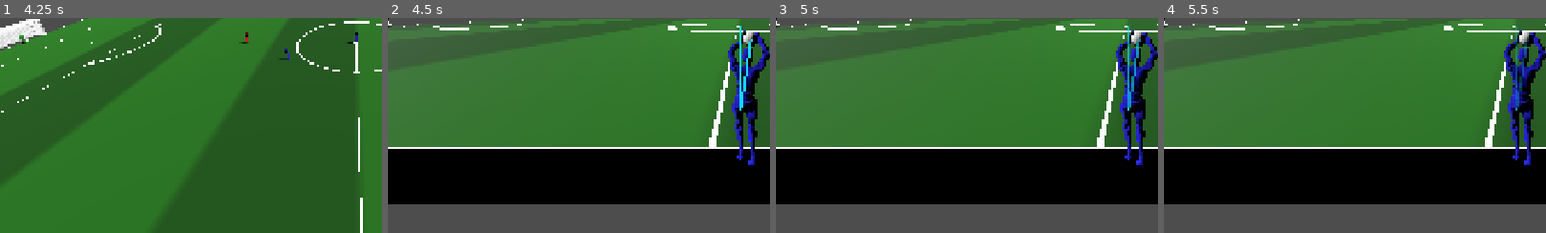
Above: before the commit, frames 1-4 (left to right).
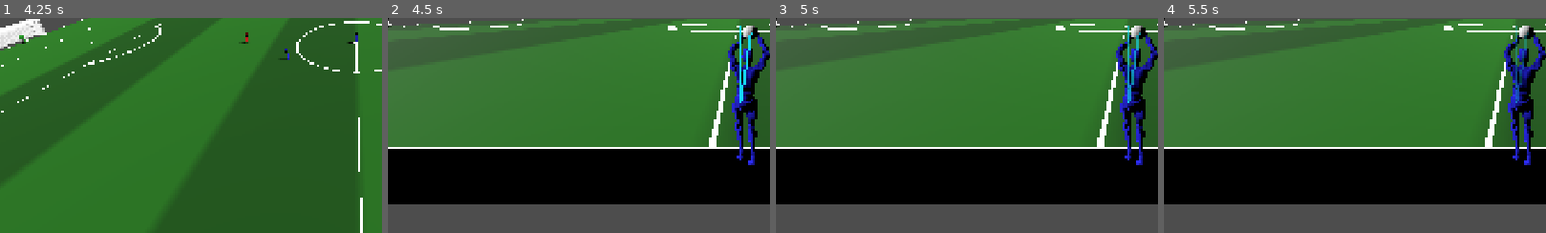
Above: after the commit, the same moments.

Repository: Churikov0112/open_football
Game: Godot game, scene res://scenes/main_menu.tscn
Two runs of this game, one before a commit and one after it. Both use one fixed random seed, a clock stepped at 60 frames per second and the inputs below.
Inputs (mouse positions are % of the whole screen's width and height, from its top left):
- Up to frame 1 (4.25 s): click "Start Match" at 0.5 s; move the mouse to (72, 45) at 1.27 s; hold R (foot_right) 1.28-2 s; tap 1 (camera_broadcast) at 1.35 s; click (72, 45) at 1.42 s; drag from (30, 55) to (45, 70) at 2.02 s; tap Enter at 2.75 s; move the mouse to (60, 28) at 2.77 s; hold R (foot_right) 2.78-3.5 s; hold E (combo_curl) 2.78-3.5 s; tap Space at 3.5 s; drag from (45, 70) to (20, 35) at 3.52 s
- Up to frame 2 (4.5 s): move the mouse to (80, 65) at 4.27 s; hold L (foot_left) from 4.28 s (still down); tap T (corner_call) at 4.35 s
- Up to frame 3 (5 s): keep holding L (foot_left)
- Up to frame 4 (5.5 s): release L (foot_left) at 5 s; tap Enter at 5 s; drag from (20, 35) to (35, 25) at 5.02 s
The pictures show only the part of the screen within x 4-54%, y 46-96%; the shares and areas given below are measured in that part.

Frame 1 is identical in both runs. In frame 2, 0.5% of the frame differs, in the area x 92-98%, y 3-44%; in frame 3, 0.5%; in frame 4, 0.5%.

Commit message:
tune(throw-in): lift two-hand hold point 10cm above wrist midpoint
Co-Authored-By: Claude Opus 4.8 <noreply@anthropic.com>

Diff:
--- a/scripts/player/player_visual.gd
+++ b/scripts/player/player_visual.gd
@@ -283,10 +283,12 @@
 func _process(delta: float) -> void:
 	if _anim_tree == null or delta <= 0.0:
 		return
-	# Двуручная точка хвата (вброс): держим её в середине между костями ладоней каждый кадр.
+	# Двуручная точка хвата (вброс): держим её в середине между костями ладоней каждый кадр
+	# (+ небольшой подъём — середина запястий чуть ниже, чем «между ладонями»).
 	if _two_hand_hold != null and is_instance_valid(_two_hand_hold) \
 			and _hold_l != null and _hold_r != null:
-		_two_hand_hold.global_position = (_hold_l.global_position + _hold_r.global_position) * 0.5
+		_two_hand_hold.global_position = (_hold_l.global_position + _hold_r.global_position) * 0.5 \
+			+ Vector3(0.0, TWO_HAND_HOLD_LIFT, 0.0)
 	var speed: float
 	if _explicit_speed >= 0.0:
 		speed = _explicit_speed
@@ -549,6 +551,7 @@
 ## позиция пересчитывается каждый кадр в _process. В отличие от get_hold_attachment (одна кисть,
 ## вратарь) мяч висит по центру между ладонями, как при вбрасывании. Если одной из костей нет —
 ## фолбэк на одноручную get_hold_attachment().
+const TWO_HAND_HOLD_LIFT := 0.1   # подъём двуручной точки хвата над серединой запястий, м
 var _two_hand_hold: Node3D = null
 var _hold_l: BoneAttachment3D = null
 var _hold_r: BoneAttachment3D = null
@@ -573,7 +576,8 @@
 	_two_hand_hold = Node3D.new()
 	_two_hand_hold.name = "TwoHandHold"
 	skel.add_child(_two_hand_hold)
-	_two_hand_hold.global_position = (_hold_l.global_position + _hold_r.global_position) * 0.5
+	_two_hand_hold.global_position = (_hold_l.global_position + _hold_r.global_position) * 0.5 \
+		+ Vector3(0.0, TWO_HAND_HOLD_LIFT, 0.0)
 	return _two_hand_hold
 
 ## Индекс кости кисти по подстрокам имени (первое совпадение — само запястье, до костей пальцев,
